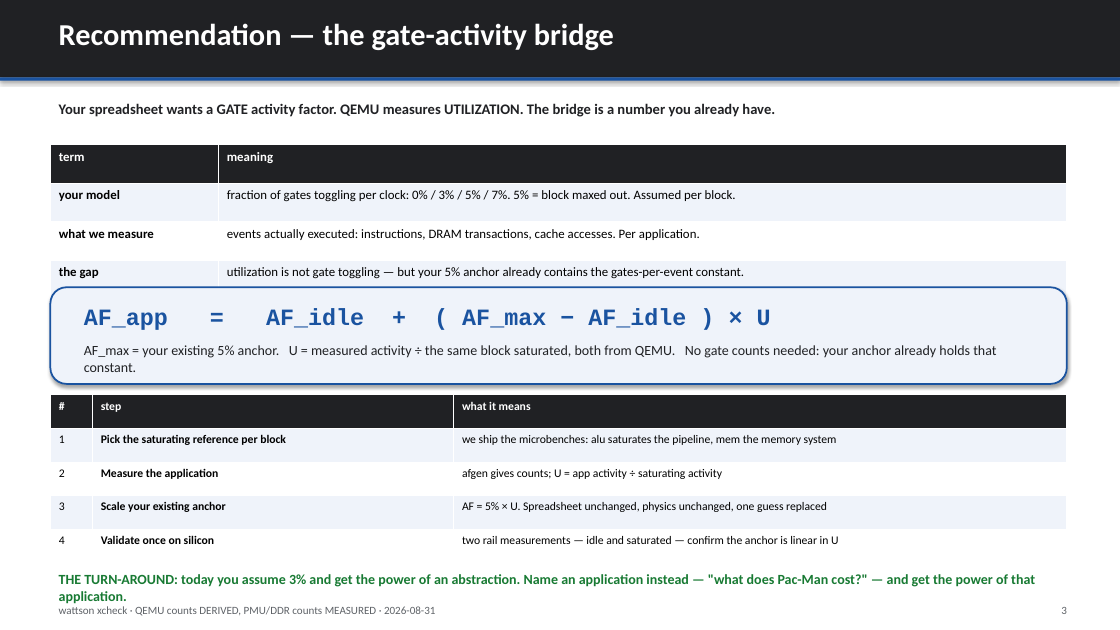
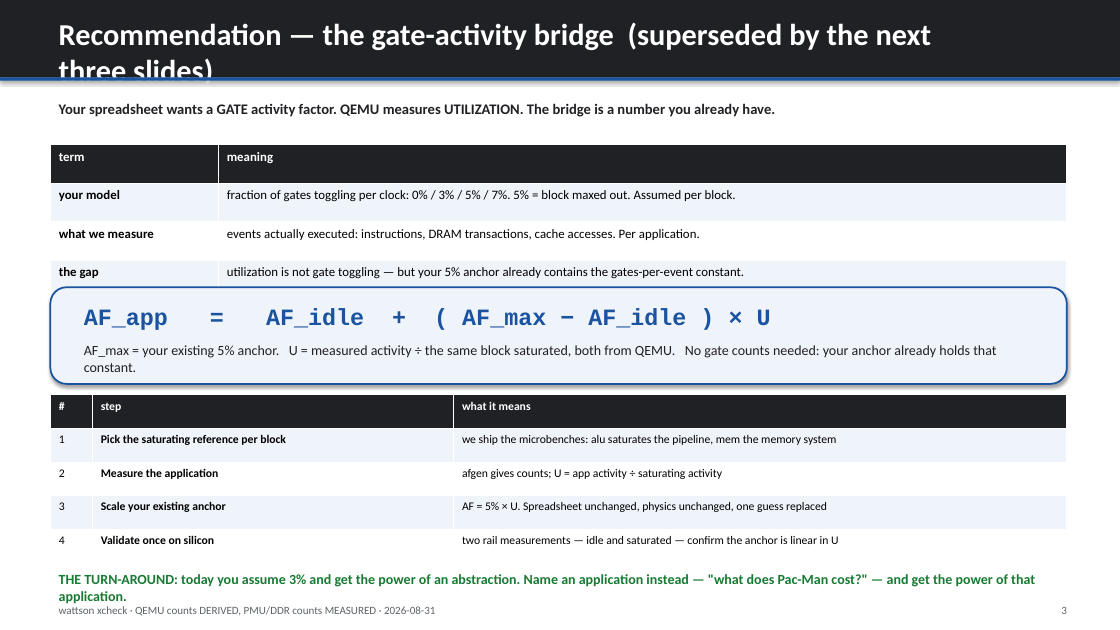
Before and after one commit to kylefoxaustin/wattson, a slide deck: slide 3 of xcheck/xcheck-correlation.pptx. Drawn at 1120x630 pixels with LibreOffice and Linux fonts; fonts in the diff are those of the drawing. Boxes give left, top, right and bottom in pixels: in the first picture for what was removed or moved away, otherwise in the second. Text is boxed around its words. In the diff, an @@ line names an element or a change of style, - is before the commit and + after.

```diff
--- a/xcheck/xcheck-correlation.pptx
+++ b/xcheck/xcheck-correlation.pptx
@@ text at box(59, 22, 931, 89): text changed @@
-Recommendation — the gate-activity bridge
+Recommendation — the gate-activity bridge (superseded by the next three slides)
```
Also in this commit, not shown: 8 other slides changed, 3 slides added, 1 other file.
